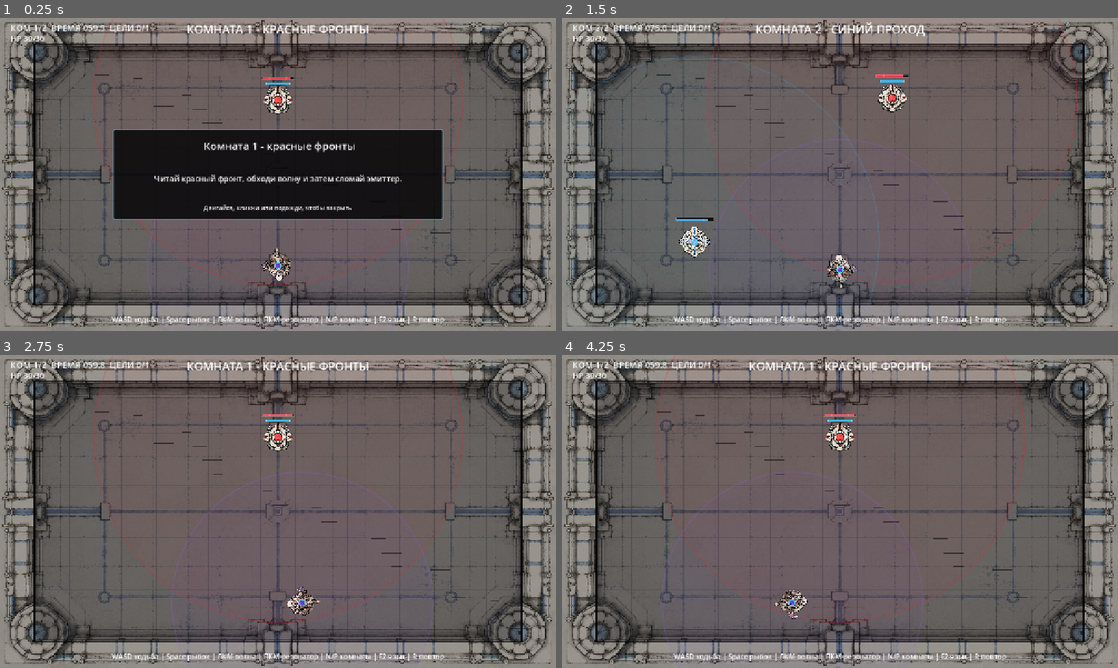
Above: before the commit, frames 1-4 (two rows, left to right).
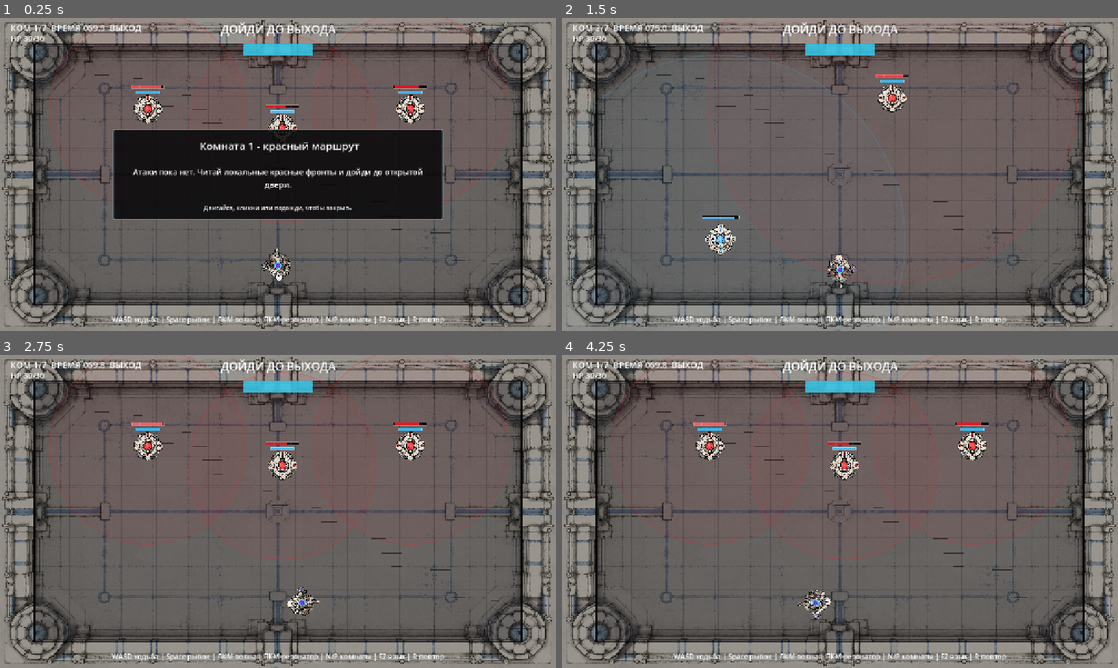
Above: after the commit, the same moments.

Repository: KirillRnd/ellipsis
Game: Godot game, scene res://main.tscn
Two runs of this game, one before a commit and one after it. Both use one fixed random seed, a clock stepped at 60 frames per second and the inputs below.
Inputs (mouse positions are in pixels of both pictures, inside the frame that each line leads up to):
- Up to frame 1 (0.25 s): no input
- Up to frame 2 (1.5 s): tap Enter at 0.5 s; move the mouse to (962, 158) at 0.52 s; hold D 0.53-1.28 s; hold R 0.53-1.28 s; click (962, 158) at 0.67 s; tap Space at 0.77 s; move the mouse to (728, 190) at 1.27 s; hold S from 1.28 s (still down); tap N at 1.35 s
- Up to frame 3 (2.75 s): tap Space at 1.52 s; move the mouse to (333, 442) at 2.02 s; release S at 2.03 s; hold D from 2.03 s (still down); hold P from 2.03 s (still down)
- Up to frame 4 (4.25 s): move the mouse to (812, 574) at 2.77 s; release D at 2.78 s; release P at 2.78 s; hold W 2.78-3.53 s; tap Enter at 2.85 s; click (812, 574) at 2.92 s; tap Space at 3.02, 3.77 s; move the mouse to (1006, 558) at 3.52 s; hold A from 3.53 s (still down); hold R from 3.53 s (still down)

The runs differ from the first frame. In frame 1, 5.4% of the frame differs, in the area x 7-92%, y 0-100%; in frame 2, 2.5%; in frame 3, 4.2%; in frame 4, 4.7%.

Commit message:
combat: add gdd onboarding room flow

Diff:
--- a/godot/scripts/EncounterCatalog.gd
+++ b/godot/scripts/EncounterCatalog.gd
@@ -6,36 +6,55 @@
 	match dungeon_id:
 		"old_sluice_mvp":
 			return [
-				"old_sluice_room_01_red_reading",
-				"old_sluice_room_02_blue_gap",
+				"old_sluice_room_01_red_route",
+				"old_sluice_room_02_blue_safe_route",
+				"old_sluice_room_03_make_gap",
+				"old_sluice_room_04_wave_dash",
+				"old_sluice_room_05_active_emitter",
+				"old_sluice_room_06_blue_resonance",
+				"old_sluice_room_07_resonator",
 			]
 		_:
 			push_error("Unknown dungeon id: %s" % dungeon_id)
-			return ["old_sluice_room_01_red_reading"]
+			return ["old_sluice_room_01_red_route"]
 
 
 static func get_encounter(encounter_id: String) -> Dictionary:
 	match encounter_id:
-		"old_sluice_room_01_red_reading":
-			return _old_sluice_room_01_red_reading()
-		"old_sluice_room_02_blue_gap":
-			return _old_sluice_room_02_blue_gap()
+		"old_sluice_room_01_red_route", "old_sluice_room_01_red_reading":
+			return _old_sluice_room_01_red_route()
+		"old_sluice_room_02_blue_safe_route", "old_sluice_room_02_blue_gap":
+			return _old_sluice_room_02_blue_safe_route()
+		"old_sluice_room_03_make_gap", "old_sluice_room_02_violet_cut":
+			return _old_sluice_room_03_make_gap()
+		"old_sluice_room_04_wave_dash", "old_sluice_room_03_dash_gate":
+			return _old_sluice_room_04_wave_dash()
+		"old_sluice_room_05_active_emitter":
+			return _old_sluice_room_05_active_emitter()
+		"old_sluice_room_06_blue_resonance", "old_sluice_room_04_blue_gap":
+			return _old_sluice_room_06_blue_resonance()
+		"old_sluice_room_07_resonator", "old_sluice_room_05_resonator_geometry":
+			return _old_sluice_room_07_resonator()
 		"mvp_combat_test":
 			return _mvp_combat_test()
 		_:
 			push_error("Unknown encounter id: %s" % encounter_id)
-			return _old_sluice_room_01_red_reading()
+			return _old_sluice_room_01_red_route()
 
 
 static func _base_room(id: String, title) -> Dictionary:
 	return {
 		"id": id,
 		"title": title,
-		"battle_length": 60.0,
+		"objective": "defeat_emitters",
+		"battle_length": 70.0,
 		"game_speed": 0.333333,
 		"kills_to_win": 1,
 		"next_emitter_delay": 2.0,
 		"player_position": Vector2(640, 570),
+		"player_wave_enabled": true,
+		"dash_enabled": true,
+		"resonator_enabled": false,
 		"resonator_place_range": 190.0,
 		"popup_hint": {
 			"title": title,
@@ -53,53 +72,295 @@
 	}
 
 
-static func _old_sluice_room_01_red_reading() -> Dictionary:
-	var room := _base_room("old_sluice_room_01_red_reading", {
-		"en": "Room 1 - Red Reading",
-		"ru": "Комната 1 - красные фронты",
-	})
-	room["popup_hint"] = {
-		"title": {
-			"en": "Room 1 - Red Reading",
-			"ru": "Комната 1 - красные фронты",
-		},
-		"body": {
-			"en": "Read the red wave front, move around it, then break the emitter.",
-			"ru": "Читай красный фронт, обходи волну и затем сломай эмиттер.",
-		},
-		"duration": 5.5,
-	}
-	room["emitters"] = [
-		{
-			"name": "RedEmitterA",
-			"position": Vector2(640, 190),
+static func _small_red_wave(radius: float = 235.0) -> Dictionary:
+	return {
+		"speed": 108.0,
+		"lifetime": 4.2,
+		"max_radius": radius,
+	}
+
+
+static func _old_sluice_room_01_red_route() -> Dictionary:
+	var room := _base_room("old_sluice_room_01_red_route", {
+		"en": "Room 1 - Red Route",
+		"ru": "Комната 1 - красный маршрут",
+	})
+	room["objective"] = "reach_exit"
+	room["battle_length"] = 70.0
+	room["player_wave_enabled"] = false
+	room["dash_enabled"] = false
+	room["popup_hint"] = {
+		"title": room["title"],
+		"body": {
+			"en": "No attack yet. Read the local red fronts and reach the open door.",
+			"ru": "Атаки пока нет. Читай локальные красные фронты и дойди до открытой двери.",
+		},
+		"duration": 6.0,
+	}
+	room["emitters"] = [
+		{
+			"name": "RedRouteLeft",
+			"position": Vector2(340, 210),
 			"wave_kind": "red",
 			"interval": 2.35,
+			"initial_delay": 0.30,
+			"active_at": 0.0,
+			"wave": _small_red_wave(225.0),
+		},
+		{
+			"name": "RedRouteMid",
+			"position": Vector2(650, 255),
+			"wave_kind": "red",
+			"interval": 2.55,
+			"initial_delay": 1.10,
+			"active_at": 0.0,
+			"wave": _small_red_wave(215.0),
+		},
+		{
+			"name": "RedRouteRight",
+			"position": Vector2(945, 210),
+			"wave_kind": "red",
+			"interval": 2.45,
+			"initial_delay": 0.75,
+			"active_at": 0.0,
+			"wave": _small_red_wave(225.0),
+		},
+	]
+	return room
+
+
+static func _old_sluice_room_02_blue_safe_route() -> Dictionary:
+	var room := _base_room("old_sluice_room_02_blue_safe_route", {
+		"en": "Room 2 - Blue Safe Route",
+		"ru": "Комната 2 - синий маршрут",
+	})
+	room["objective"] = "reach_exit"
+	room["battle_length"] = 75.0
+	room["player_wave_enabled"] = false
+	room["dash_enabled"] = false
+	room["popup_hint"] = {
+		"title": room["title"],
+		"body": {
+			"en": "You still have no wave. Let the friendly blue source open safe space inside red.",
+			"ru": "Своей волны всё ещё нет. Дай синему источнику открыть безопасное место внутри красного.",
+		},
+		"duration": 6.5,
+	}
+	room["blue_beacon"] = {
+		"name": "BlueBeacon",
+		"position": Vector2(365, 510),
+		"interval": 2.9,
+		"initial_delay": 0.35,
+		"wave": {
+			"speed": 180.0,
+			"lifetime": 2.8,
+			"max_radius": Wave.RED_MAX_RADIUS,
+			"can_damage_emitters": false,
+			"can_create_boost": false,
+		},
+	}
+	room["emitters"] = [
+		{
+			"name": "RedEmitterA",
+			"position": Vector2(760, 185),
+			"wave_kind": "red",
+			"interval": 2.25,
 			"initial_delay": 0.35,
 			"active_at": 0.0,
+			"max_hit_points": 5,
+		},
+	]
+	return room
+
+
+static func _old_sluice_room_03_make_gap() -> Dictionary:
+	var room := _base_room("old_sluice_room_03_make_gap", {
+		"en": "Room 3 - Make The Gap",
+		"ru": "Комната 3 - сделай проход",
+	})
+	room["objective"] = "reach_exit"
+	room["battle_length"] = 75.0
+	room["dash_enabled"] = false
+	room["popup_hint"] = {
+		"title": room["title"],
+		"body": {
+			"en": "Now do it yourself. Fire violet into red and walk through the gap you made.",
+			"ru": "Теперь сделай это сам. Пусти фиолетовую волну в красную и пройди через созданный разрыв.",
+		},
+		"duration": 6.5,
+	}
+	room["emitters"] = [
+		{
+			"name": "RedEmitterA",
+			"position": Vector2(495, 185),
+			"wave_kind": "red",
+			"interval": 2.25,
+			"initial_delay": 0.45,
+			"active_at": 0.0,
 			"max_hit_points": 4,
 		},
 	]
 	return room
 
 
-static func _old_sluice_room_02_blue_gap() -> Dictionary:
-	var room := _base_room("old_sluice_room_02_blue_gap", {
-		"en": "Room 2 - Blue Gap",
-		"ru": "Комната 2 - синий проход",
-	})
+static func _old_sluice_room_04_wave_dash() -> Dictionary:
+	var room := _base_room("old_sluice_room_04_wave_dash", {
+		"en": "Room 4 - Wave And Dash",
+		"ru": "Комната 4 - волна и рывок",
+	})
+	room["objective"] = "reach_exit"
 	room["battle_length"] = 75.0
 	room["popup_hint"] = {
-		"title": {
-			"en": "Room 2 - Blue Gap",
-			"ru": "Комната 2 - синий проход",
-		},
-		"body": {
-			"en": "Blue is friendly. Use blue and violet waves to open a safe route through red.",
-			"ru": "Синий цвет дружественный. Используй синие и фиолетовые волны, чтобы открыть безопасный путь через красное.",
-		},
-		"duration": 6.0,
-	}
+		"title": room["title"],
+		"body": {
+			"en": "Open a safe gap, then dash into it before the next red front closes the route.",
+			"ru": "Открой safe gap и войди в него рывком, пока следующий красный фронт не закрыл маршрут.",
+		},
+		"duration": 6.5,
+	}
+	room["emitters"] = [
+		{
+			"name": "RedEmitterA",
+			"position": Vector2(520, 170),
+			"wave_kind": "red",
+			"interval": 2.05,
+			"initial_delay": 0.35,
+			"active_at": 0.0,
+			"max_hit_points": 4,
+		},
+		{
+			"name": "RedEmitterB",
+			"position": Vector2(825, 185),
+			"wave_kind": "red",
+			"interval": 2.55,
+			"initial_delay": 1.10,
+			"active_at": 8.0,
+			"max_hit_points": 4,
+		},
+	]
+	return room
+
+
+static func _old_sluice_room_05_active_emitter() -> Dictionary:
+	var room := _base_room("old_sluice_room_05_active_emitter", {
+		"en": "Room 5 - Active Emitter",
+		"ru": "Комната 5 - активный эмиттер",
+	})
+	room["battle_length"] = 80.0
+	room["kills_to_win"] = 1
+	room["popup_hint"] = {
+		"title": room["title"],
+		"body": {
+			"en": "The violet wave is both shield and attack. Hit the active emitter with the wave front.",
+			"ru": "Фиолетовая волна теперь и защита, и атака. Попади фронтом по активному эмиттеру.",
+		},
+		"duration": 6.5,
+	}
+	room["emitters"] = [
+		{
+			"name": "RedEmitterA",
+			"position": Vector2(640, 185),
+			"wave_kind": "red",
+			"interval": 2.35,
+			"initial_delay": 0.40,
+			"active_at": 0.0,
+			"max_hit_points": 4,
+		},
+	]
+	return room
+
+
+static func _old_sluice_room_06_blue_resonance() -> Dictionary:
+	var room := _base_room("old_sluice_room_06_blue_resonance", {
+		"en": "Room 6 - Blue Resonance",
+		"ru": "Комната 6 - синий резонанс",
+	})
+	room["battle_length"] = 85.0
+	room["kills_to_win"] = 1
+	room["popup_hint"] = {
+		"title": room["title"],
+		"body": {
+			"en": "Friendly waves can resonate. Cross violet with blue to create a stronger point.",
+			"ru": "Дружественные волны могут резонировать. Пересекай фиолетовую с синей, чтобы получить усиленную точку.",
+		},
+		"duration": 7.0,
+	}
+	room["blue_beacon"] = {
+		"name": "BlueBeacon",
+		"position": Vector2(330, 510),
+		"interval": 2.8,
+		"initial_delay": 0.35,
+		"wave": {
+			"speed": 190.0,
+			"lifetime": 2.6,
+			"max_radius": Wave.RED_MAX_RADIUS,
+			"can_damage_emitters": false,
+			"can_create_boost": true,
+		},
+	}
+	room["emitters"] = [
+		{
+			"name": "RedEmitterA",
+			"position": Vector2(835, 185),
+			"wave_kind": "red",
+			"interval": 2.4,
+			"initial_delay": 0.40,
+			"active_at": 0.0,
+			"max_hit_points": 6,
+		},
+	]
+	return room
+
+
+static func _old_sluice_room_07_resonator() -> Dictionary:
+	var room := _base_room("old_sluice_room_07_resonator", {
+		"en": "Room 7 - Resonator",
+		"ru": "Комната 7 - резонатор",
+	})
+	room["battle_length"] = 90.0
+	room["kills_to_win"] = 2
+	room["resonator_enabled"] = true
+	room["resonator_place_range"] = 260.0
+	room["player_position"] = Vector2(940, 570)
+	room["popup_hint"] = {
+		"title": room["title"],
+		"body": {
+			"en": "Place a resonator with RMB. LMB fires from you and from the resonator together.",
+			"ru": "Поставь резонатор ПКМ. ЛКМ запускает волну от тебя и от резонатора одновременно.",
+		},
+		"duration": 7.0,
+	}
+	room["emitters"] = [
+		{
+			"name": "RedEmitterA",
+			"position": Vector2(330, 180),
+			"wave_kind": "red",
+			"interval": 2.35,
+			"initial_delay": 0.50,
+			"active_at": 0.0,
+			"max_hit_points": 5,
+		},
+		{
+			"name": "RedEmitterB",
+			"position": Vector2(720, 180),
+			"wave_kind": "red",
+			"interval": 2.75,
+			"initial_delay": 1.15,
+			"active_at": 10.0,
+			"max_hit_points": 4,
+		},
+	]
+	return room
+
+
+static func _mvp_combat_test() -> Dictionary:
+	var room := _base_room("mvp_combat_test", {
+		"en": "MVP Combat Test",
+		"ru": "MVP боевой тест",
+	})
+	room["battle_length"] = 90.0
+	room["kills_to_win"] = 3
+	room["resonator_enabled"] = true
 	room["blue_beacon"] = {
 		"name": "BlueBeacon",
 		"position": Vector2(305, 515),
@@ -114,38 +375,6 @@
 	room["emitters"] = [
 		{
 			"name": "RedEmitterA",
-			"position": Vector2(760, 185),
-			"wave_kind": "red",
-			"interval": 2.25,
-			"initial_delay": 0.35,
-			"active_at": 0.0,
-			"max_hit_points": 5,
-		},
-	]
-	return room
-
-
-static func _mvp_combat_test() -> Dictionary:
-	var room := _base_room("mvp_combat_test", {
-		"en": "MVP Combat Test",
-		"ru": "MVP боевой тест",
-	})
-	room["battle_length"] = 90.0
-	room["kills_to_win"] = 3
-	room["blue_beacon"] = {
-		"name": "BlueBeacon",
-		"position": Vector2(305, 515),
-		"wave": {
-			"speed": 190.0,
-			"lifetime": 2.6,
-			"max_radius": Wave.RED_MAX_RADIUS,
-			"can_damage_emitters": false,
-			"can_create_boost": false,
-		},
-	}
-	room["emitters"] = [
-		{
-			"name": "RedEmitterA",
 			"position": Vector2(355, 170),
 			"wave_kind": "red",
 			"interval": 2.25,
--- a/godot/scripts/Main.gd
+++ b/godot/scripts/Main.gd
@@ -29,10 +29,12 @@
 	"demo_clear": {"en": "DEMO CLEAR", "ru": "ДЕМО ПРОЙДЕНО"},
 	"exit_open": {"en": "EXIT OPEN", "ru": "ВЫХОД ОТКРЫТ"},
 	"hp": {"en": "HP %d/30", "ru": "HP %d/30"},
+	"reach_exit": {"en": "REACH THE EXIT", "ru": "ДОЙДИ ДО ВЫХОДА"},
 	"hint_popup_footer": {"en": "Move, click, or wait to close", "ru": "Двигайся, кликни или подожди, чтобы закрыть"},
 	"recharging": {"en": "RECHARGING", "ru": "ПЕРЕЗАРЯДКА"},
 	"resonator_set": {"en": "RESONATOR SET", "ru": "РЕЗОНАТОР ПОСТАВЛЕН"},
 	"room_clear_timer": {"en": "ROOM %d/%d  KILLS %d/%d", "ru": "КОМ %d/%d  ЦЕЛИ %d/%d"},
+	"room_route_timer": {"en": "ROOM %d/%d  TIME %05.1f  EXIT", "ru": "КОМ %d/%d  ВРЕМЯ %05.1f  ВЫХОД"},
 	"room_timer": {"en": "ROOM %d/%d  TIME %05.1f  KILLS %d/%d", "ru": "КОМ %d/%d  ВРЕМЯ %05.1f  ЦЕЛИ %d/%d"},
 	"safe_lane": {"en": "SAFE LANE", "ru": "БЕЗОПАСНЫЙ ПРОХОД"},
 	"survive": {"en": "SURVIVE", "ru": "ВЫЖИВАЙ"},
@@ -62,6 +64,10 @@
 var _kills_to_win := DEFAULT_KILLS_TO_WIN
 var _next_emitter_delay := DEFAULT_NEXT_EMITTER_DELAY
 var _resonator_place_range := DEFAULT_RESONATOR_PLACE_RANGE
+var _objective := "defeat_emitters"
+var _player_wave_available := true
+var _dash_available := true
+var _resonator_available := true
 var _emitters: Array = []
 var _resonator
 var _exit_unlocked := false
@@ -105,9 +111,10 @@
 	_kills = 0
 	_next_emitter_index = 1
 	_state = "combat"
-	_exit_unlocked = false
-	player.counter_wave_enabled = true
-	_show_exit_door(false)
+	_exit_unlocked = _objective == "reach_exit"
+	player.counter_wave_enabled = _player_wave_available
+	player.dash_enabled = _dash_available
+	_show_exit_door(_exit_unlocked)
 
 	_create_emitters(_current_encounter.get("emitters", []))
 	wave_manager.emitters = _emitters
@@ -148,7 +155,13 @@
 	_kills_to_win = encounter.get("kills_to_win", DEFAULT_KILLS_TO_WIN)
 	_next_emitter_delay = encounter.get("next_emitter_delay", DEFAULT_NEXT_EMITTER_DELAY)
 	_resonator_place_range = encounter.get("resonator_place_range", DEFAULT_RESONATOR_PLACE_RANGE)
+	_objective = encounter.get("objective", "defeat_emitters")
+	_player_wave_available = encounter.get("player_wave_enabled", true)
+	_dash_available = encounter.get("dash_enabled", true)
+	_resonator_available = encounter.get("resonator_enabled", true)
 	player.reset_for_encounter(encounter.get("player_position", player.global_position))
+	player.counter_wave_enabled = _player_wave_available
+	player.dash_enabled = _dash_available
 
 	var exit_config: Dictionary = encounter.get("exit", {})
 	_exit_door_rect = exit_config.get("door_rect", Rect2())
@@ -166,6 +179,7 @@
 		emitter.initial_delay = emitter_config.get("initial_delay", emitter.initial_delay)
 		emitter.active_at = emitter_config.get("active_at", emitter.active_at)
 		emitter.max_hit_points = emitter_config.get("max_hit_points", emitter.max_hit_points)
+		emitter.wave_config = emitter_config.get("wave", {})
 		add_child(emitter)
 		_emitters.append(emitter)
 
@@ -187,10 +201,14 @@
 		return
 
 	_elapsed += delta
-	player.counter_wave_enabled = true
+	player.counter_wave_enabled = _player_wave_available
+	player.dash_enabled = _dash_available
 	_update_emitters(true)
 	_update_blue_beacon(true)
-	_handle_resonator_input()
+	if _resonator_available:
+		_handle_resonator_input()
+	if _objective == "reach_exit":
+		_handle_room_exit()
 	_update_ui()
 
 
@@ -294,6 +312,9 @@
 	_blue_beacon = BLUE_BEACON_SCRIPT.new()
 	_blue_beacon.name = config.get("name", "BlueBeacon")
 	_blue_beacon.global_position = config.get("position", Vector2.ZERO)
+	_blue_beacon.interval = config.get("interval", _blue_beacon.interval)
+	_blue_beacon.initial_delay = config.get("initial_delay", _blue_beacon.initial_delay)
+	_blue_beacon.active_at = config.get("active_at", _blue_beacon.active_at)
 	_blue_beacon_wave_config = config.get("wave", {})
 	_blue_beacon.fired_friendly_wave.connect(_on_blue_beacon_fired)
 	add_child(_blue_beacon)
@@ -356,6 +377,9 @@
 	if _state != "combat":
 		return
 	_kills += 1
+	if _objective != "defeat_emitters":
+		_update_ui()
+		return
 	if _kills >= _kills_to_win:
 		_unlock_exit()
 		return
@@ -548,16 +572,25 @@
 		return
 
 	var time_left := maxf(0.0, _battle_length - _elapsed)
-	_timer_label.text = _t("room_timer") % [
-		_encounter_index + 1,
-		_dungeon_sequence.size(),
-		time_left,
-		_kills,
-		_kills_to_win,
-	]
+	if _objective == "reach_exit":
+		_timer_label.text = _t("room_route_timer") % [
+			_encounter_index + 1,
+			_dungeon_sequence.size(),
+			time_left,
+		]
+	else:
+		_timer_label.text = _t("room_timer") % [
+			_encounter_index + 1,
+			_dungeon_sequence.size(),
+			time_left,
+			_kills,
+			_kills_to_win,
+		]
 
 	if _state == "combat":
-		if not player.counter_wave_enabled:
+		if _objective == "reach_exit":
+			_status_label.text = _t("reach_exit")
+		elif not _player_wave_available:
 			_status_label.text = _t("survive")
 		elif player.get_cooldown_ratio() > 0.0:
 			_status_label.text = _t("recharging")
--- a/godot/scripts/PlayerController.gd
+++ b/godot/scripts/PlayerController.gd
@@ -21,6 +21,7 @@
 
 var hit_points := 30
 var counter_wave_enabled := false
+var dash_enabled := true
 var _fire_cooldown := 0.0
 var _held_fire_timer := 0.0
 var _dash_time_left := 0.0
@@ -61,7 +62,7 @@
 		_last_move_dir = input_dir
 
 	var dash_down := Input.is_key_pressed(KEY_SPACE)
-	if dash_down and not _dash_was_down and _dash_cooldown <= 0.0:
+	if dash_enabled and dash_down and not _dash_was_down and _dash_cooldown <= 0.0:
 		_dash_time_left = DASH_TIME
 		_dash_cooldown = DASH_COOLDOWN
 	_dash_was_down = dash_down
@@ -156,5 +157,7 @@
 
 
 func _draw_counter_wave_reach() -> void:
+	if not counter_wave_enabled:
+		return
 	draw_circle(Vector2.ZERO, COUNTER_WAVE_REACH_RADIUS, Color(0.44, 0.19, 1.0, 0.035))
 	draw_arc(Vector2.ZERO, COUNTER_WAVE_REACH_RADIUS, 0.0, TAU, 192, Color(0.58, 0.34, 1.0, 0.24), 2.0, true)
--- a/godot/scripts/WaveEmitter.gd
+++ b/godot/scripts/WaveEmitter.gd
@@ -20,6 +20,7 @@
 const GOLD_BOSS_TEXTURE := preload("res://assets/actors/boss_golden_knight_topdown.png")
 
 var wave_manager
+var wave_config := {}
 var combat_time := 0.0
 var combat_running := false
 var hit_points := 8
@@ -78,7 +79,7 @@
 func _fire_wave() -> void:
 	if not is_instance_valid(wave_manager):
 		return
-	wave_manager.spawn_wave("enemy", wave_kind, global_position)
+	wave_manager.spawn_wave("enemy", wave_kind, global_position, wave_config)
 
 
 func _draw() -> void:
@@ -110,19 +111,22 @@
 	if wave_kind == "gold":
 		_draw_line_damage_reach(fill, edge)
 	else:
-		draw_circle(Vector2.ZERO, RED_REACH_RADIUS, fill)
-		draw_arc(Vector2.ZERO, RED_REACH_RADIUS, 0.0, TAU, 192, edge, 2.0, true)
+		var reach_radius: float = wave_config.get("max_radius", RED_REACH_RADIUS)
+		draw_circle(Vector2.ZERO, reach_radius, fill)
+		draw_arc(Vector2.ZERO, reach_radius, 0.0, TAU, 192, edge, 2.0, true)
 
 
 func _draw_line_damage_reach(fill: Color, edge: Color) -> void:
 	var direction := Vector2.DOWN
 	var tangent := Vector2.RIGHT
-	var front := direction * GOLD_REACH_LENGTH
+	var reach_length: float = wave_config.get("max_radius", GOLD_REACH_LENGTH)
+	var half_width: float = wave_config.get("line_half_length", GOLD_REACH_HALF_WIDTH)
+	var front := direction * reach_length
 	var points: PackedVector2Array = [
-		-tangent * GOLD_REACH_HALF_WIDTH,
-		tangent * GOLD_REACH_HALF_WIDTH,
-		front + tangent * GOLD_REACH_HALF_WIDTH,
-		front - tangent * GOLD_REACH_HALF_WIDTH,
+		-tangent * half_width,
+		tangent * half_width,
+		front + tangent * half_width,
+		front - tangent * half_width,
 	]
 	draw_colored_polygon(points, fill)
 	for i in range(points.size()):
